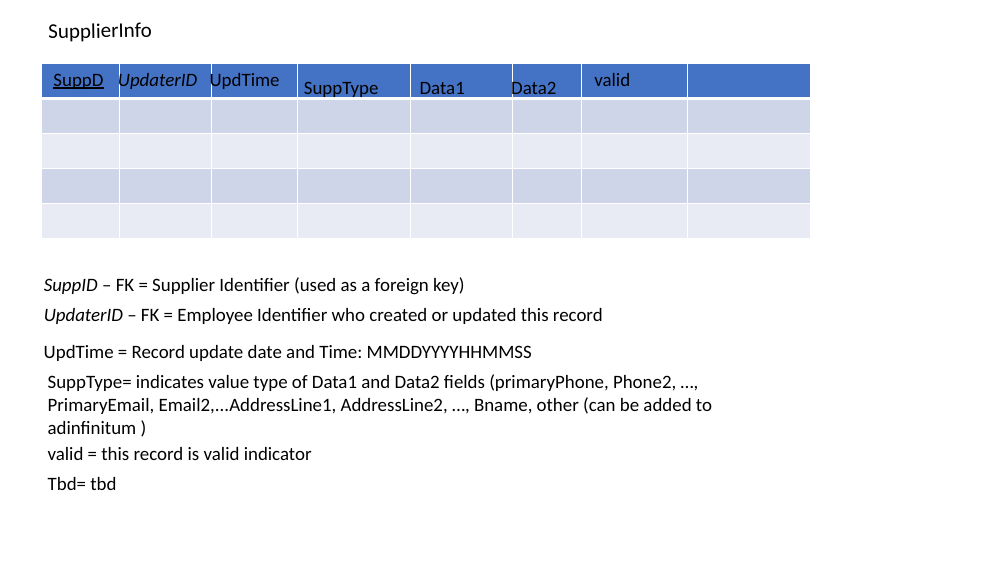
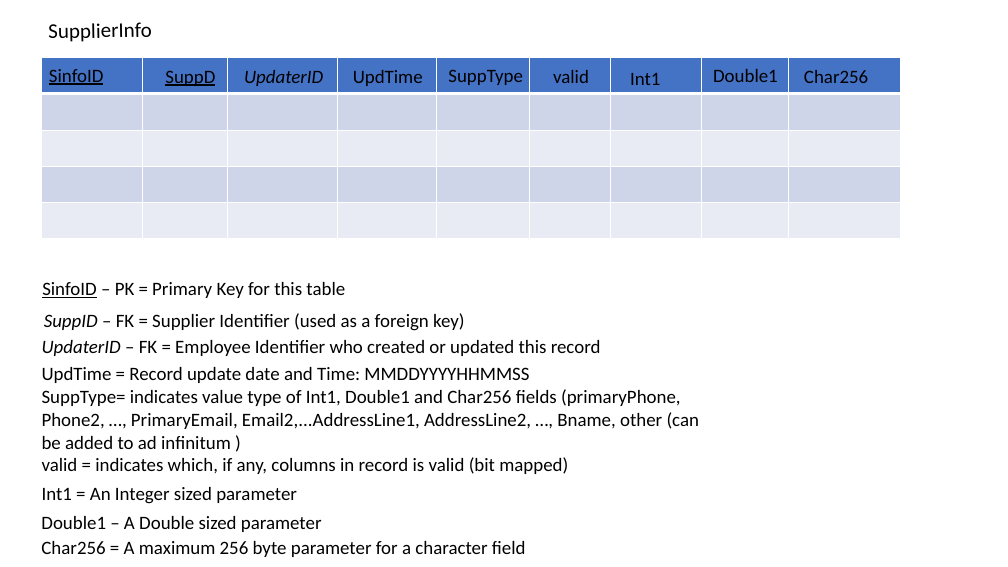
Before and after one commit to andrewroe/rosiessalon, a slide deck: slide 10 of RosieSalonDataModel.pptx. Drawn at 1008x567 pixels with LibreOffice and Linux fonts; fonts in the diff are those of the drawing. Boxes give left, top, right and bottom in pixels: in the first picture for what was removed or moved away, otherwise in the second. Text is boxed around its words. In the diff, an @@ line names an element or a change of style, - is before the commit and + after.

Commit message:
update Data Model

```diff
--- a/RosieSalonDataModel.pptx
+++ b/RosieSalonDataModel.pptx
@@ table at (x1=42, y1=57, x2=901, y2=239) @@
+column 9:  |  |  |  | 
@@ table resized from (x1=42, y1=64, x2=810, y2=239) to (x1=42, y1=57, x2=901, y2=239) @@
@@ text added at (x1=49, y1=69, x2=103, y2=85), 18 pt, text #000000, underline @@
+SinfoID
@@ text "SuppD" moved from (x1=53, y1=73, x2=103, y2=89) to (x1=165, y1=70, x2=215, y2=86) @@
@@ text "UpdaterID" rewrapped from (x1=118, y1=70, x2=197, y2=91) to (x1=244, y1=70, x2=323, y2=86) @@
@@ text "UpdTime" rewrapped from (x1=210, y1=70, x2=280, y2=91) to (x1=353, y1=70, x2=423, y2=86) @@
@@ text removed at (x1=420, y1=82, x2=465, y2=99) @@
-Data1
@@ text "SuppType" moved from (x1=304, y1=81, x2=379, y2=99) to (x1=448, y1=69, x2=523, y2=85) @@
@@ text "valid" moved from (x1=594, y1=73, x2=630, y2=86) to (x1=553, y1=70, x2=589, y2=83) @@
@@ text at (x1=630, y1=73, x2=660, y2=85): text changed @@
-Data2
+Int1
@@ text added at (x1=713, y1=69, x2=778, y2=82), 18 pt, text #000000 @@
+Double1
@@ text added at (x1=804, y1=70, x2=868, y2=83), 18 pt, text #000000 @@
+Char256
@@ text added at (x1=42, y1=282, x2=345, y2=298), 18 pt, text #000000 @@
+SinfoID – PK = Primary Key for this table
@@ text "SuppID – FK = Supplier ..." moved from (x1=44, y1=277, x2=465, y2=295) to (x1=44, y1=313, x2=465, y2=331) @@
@@ text "UpdTime = Record update date ..." moved from (x1=44, y1=345, x2=532, y2=361) to (x1=42, y1=367, x2=529, y2=383) @@
@@ text "UpdaterID – FK = Employee ..." moved from (x1=44, y1=308, x2=603, y2=324) to (x1=42, y1=340, x2=601, y2=356) @@
@@ text at (x1=42, y1=389, x2=700, y2=449): text changed @@
-SuppType= indicates value type of Data1 and Data2 fields (primaryPhone, Phone2, …, PrimaryEmail, Email2,...AddressLine1, AddressLine2, …, Bname, other (can be added to adinfinitum )
+SuppType= indicates value type of Int1, Double1 and Char256 fields (primaryPhone, Phone2, …, PrimaryEmail, Email2,...AddressLine1, AddressLine2, …, Bname, other (can be added to ad infinitum )
@@ text at (x1=42, y1=457, x2=568, y2=474): text changed @@
-valid = this record is valid indicator
+valid = indicates which, if any, columns in record is valid (bit mapped)
@@ text at (x1=42, y1=487, x2=297, y2=504): text changed @@
-Tbd= tbd
+Int1 = An Integer sized parameter
@@ text added at (x1=41, y1=516, x2=322, y2=532), 18 pt, text #000000 @@
+Double1 – A Double sized parameter
@@ text added at (x1=41, y1=541, x2=526, y2=557), 18 pt, text #000000 @@
+Char256 = A maximum 256 byte parameter for a character field
```
Also in this commit, not shown: 11 other slides changed.
